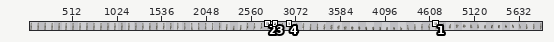
One commit to this pixel-art file: support/player-table-80-80.aseprite. The picture above shows the old version from afar; the outline marks the close-up.
Close-up. Old version:
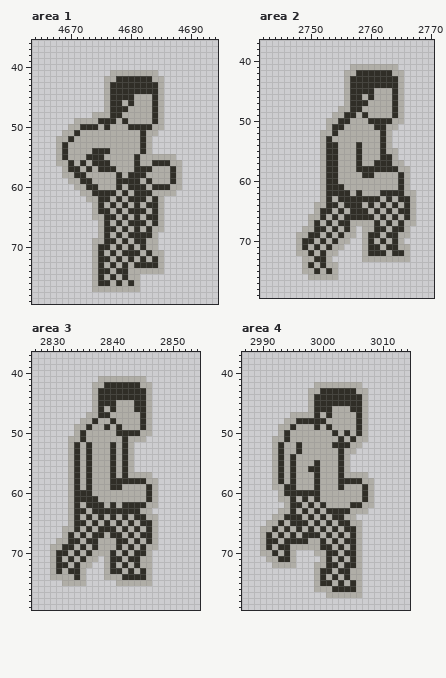
5920x80 pixels, 1 frame. Shown: area 1: x 4664..4694, y 36..79; area 2: x 2742..2770, y 37..79; area 3: x 2827..2854, y 37..79; area 4: x 2987..3014, y 37..79. The wide view leaves out empty margins. The commit also changed other parts of the picture, which this record leaves out.
Now the later version:
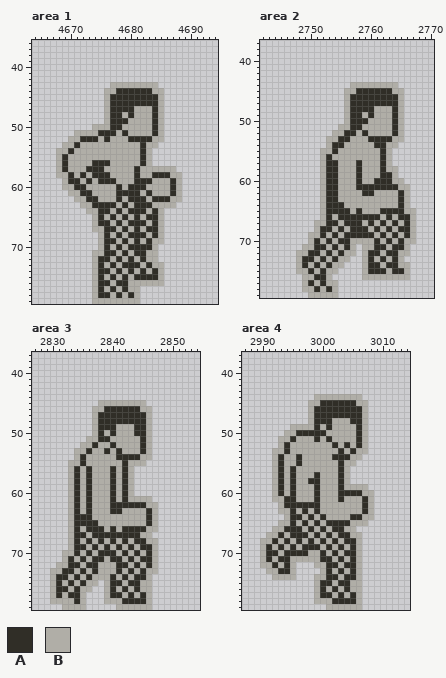
Palette (. is transparent): A #302e27  B #b0aea7
Difference:
Changed rows in their new state; - is an unchanged pixel.
Area 1:
first column x 4668:
41 ---------........----
42 --------..........---
43 --------.BBBBBBBB.---
44 ---------B------B----
45 -------------AAA-----
46 -----------A-AAA-----
47 ------------A--------
48 ------..----A--------
49 ---.....B-A----------
50 --....B-BAA-BBBBA----
51 -..B---AAA-A--B-AB---
52 ..B-AAA-A---AA-ABB---
53 .B-A------------B----
54 -BA---BBB------------
55 -----BBB-----BA-....-
56 -AB-B--------BA-.....
57 BABB--A-BB----BB---B.
58 B-AB--AAA-B-B-B-AAAB-
59 -BAAB--AAABBB-A------
60 -BBAABB---------BBBA-
61 --BBAABBBBA-A-B----AB
62 ---BBAABB--------AABB
63 ----BBA-A-----A-B-BB-
64 -----B---------------
65 -------AB------------
66 ------BA-------------
67 ------B---------A----
68 ---------------BAB---
69 ------.-------BA-B---
70 ------.B-----A-A-----
71 -------BA---B-AB-.---
72 ----------------B.---
73 ------------A-B-B----
74 -----------BA-A-A----
75 -------------AAAAB---
76 -----------AB-BBBB---
77 -------A-A-A---------
78 ------BAABABAB-------
79 ------BBBBBBBB-------
Area 2:
first column x 2748:
41 ---------........---
42 --------..........--
43 --------..........--
44 --------.BBBBBBBB.--
45 ---------B---AAAB---
46 -----------A-AAA----
47 ------------AAAA----
48 -------.---AA-------
49 ------..B-ABA-------
50 -----...BAAABBBBA---
51 -----..B-AA--BB-AB--
52 ----..B-AA-A--B-AB--
53 ----.B-AA---AA-ABB--
54 ----.B-A--B--A--B---
55 -----B----B-----.---
56 ------B---B----B.---
57 -------------B-B..--
58 -----------BBB-BB..-
59 ----------ABB-AA-..-
60 ----------A--AAA-B.-
61 -------B--AAAAAAAB--
62 -------BB-BAA-BBB--.
63 ------ABBBBBBB-B--B.
64 ---.---ABBB-B-B-BAB.
65 ---.B-A-AB-B-BA-A-B-
66 --..BABA-----ABABA--
67 --.B--AB-AA-ABABABA-
68 -..B-ABABAAA--BAB-AB
69 ..BBABABAAAA-BAB--AB
70 ..BABABAABB-BABABABB
71 .B--ABA-AB--B-AB-A--
72 ---ABA-ABB----BA-B--
73 BAAB--ABB---A-A-A-.-
74 BABABA-B---BAABAABB-
75 B-ABAB-----BAAABAAB-
76 -B-AA-.----BBBBBBBB-
77 -BABABB-------------
78 -BBABAB-------------
79 --BBBBB-------------
Area 3:
first column x 2830:
41 --------........--
42 -------..........-
43 -------..........-
44 -------..........-
45 -------.BBB---BB.-
46 --------BA-AAA-B--
47 ------.---AAAAA---
48 -----..BAA-AAAA---
49 ----...-A-AB--A---
50 ----...-A-ABBB-A--
51 ---...--AA--B--AB-
52 ---..-BA----B-BAB-
53 ---.B----ABAB-BAB-
54 ---.BAB---BA-AABB-
55 ----BAB---B---BB--
57 --------------...-
58 -----------B-B....
59 -----------BA-....
60 -----B----A-A-....
61 -----B-B--A-A---B.
62 -------BB--A------
63 -----BABBB--BBB-AB
64 -----A--B-B-B-BBA-
65 ------A--B-B-B-B--
66 --.----A-B---A-AB-
67 --.BA----A--A-ABB.
68 -..B---BA-AB---AB-
69 ...BA----A------A-
70 ..B-----AA-----BAB
71 ..-----AA-----BAAB
72 .BBA--AAB-BA----AB
73 -BA-BABAB-B------B
74 -AA---ABB-A--B----
75 BA-A-ABB-BAA-AA---
76 BAABABB--BABABABB-
77 BABAAB---BAABABAB-
78 BBBBAB---BBBAAAAB-
79 --BBBB-----BBBBBB-
Area 4:
first column x 2990:
42 ---------........--
43 --------..........-
44 --------.BBBBBBBB.-
45 ---------B------B--
46 ------------AAA----
47 -----...--A-AAAA---
48 ----....B--A---A---
49 ---..B-------------
50 ---.B-AAAAA-B-B----
51 --.-BA---A-A-B-BA--
52 --.BA-B------B--AB-
53 ---BA-B--------ABB-
54 -----BA-----A-ABB--
55 -----BA--B-----B---
56 --------BB---------
57 ---------------...-
58 --------A-----B....
59 ---AB------------B.
60 --BAB-BBB----AAAAB-
61 --B-A--B-----A-----
62 ---BA--A-AB----BBA-
63 -----------BBBB--AB
64 --..B-------BB-AABB
65 -..B--B-----A----B-
66 ..B--A-------ABB.--
67 .B----A-B-----AB---
68 -B---B-BA----------
69 ----BA-AAAB--------
70 -A---AAAB-AB-------
71 BA----BBBBA--------
72 BBA-A--------------
73 -BBAAB---.B---BA---
74 --BBBB----BA---A---
75 --------------AB---
76 ----------A--B-B---
77 ---------BAA-A-A---
78 ---------BBBAAAAB--
79 -----------BBBBBB--
Boxes around the changes in both close-ups, in picture pixels (x1, y1, x2, y2):
changed: (56, 70, 182, 304)
changed: (296, 64, 416, 298)
changed: (50, 376, 158, 610)
changed: (260, 382, 374, 610)
